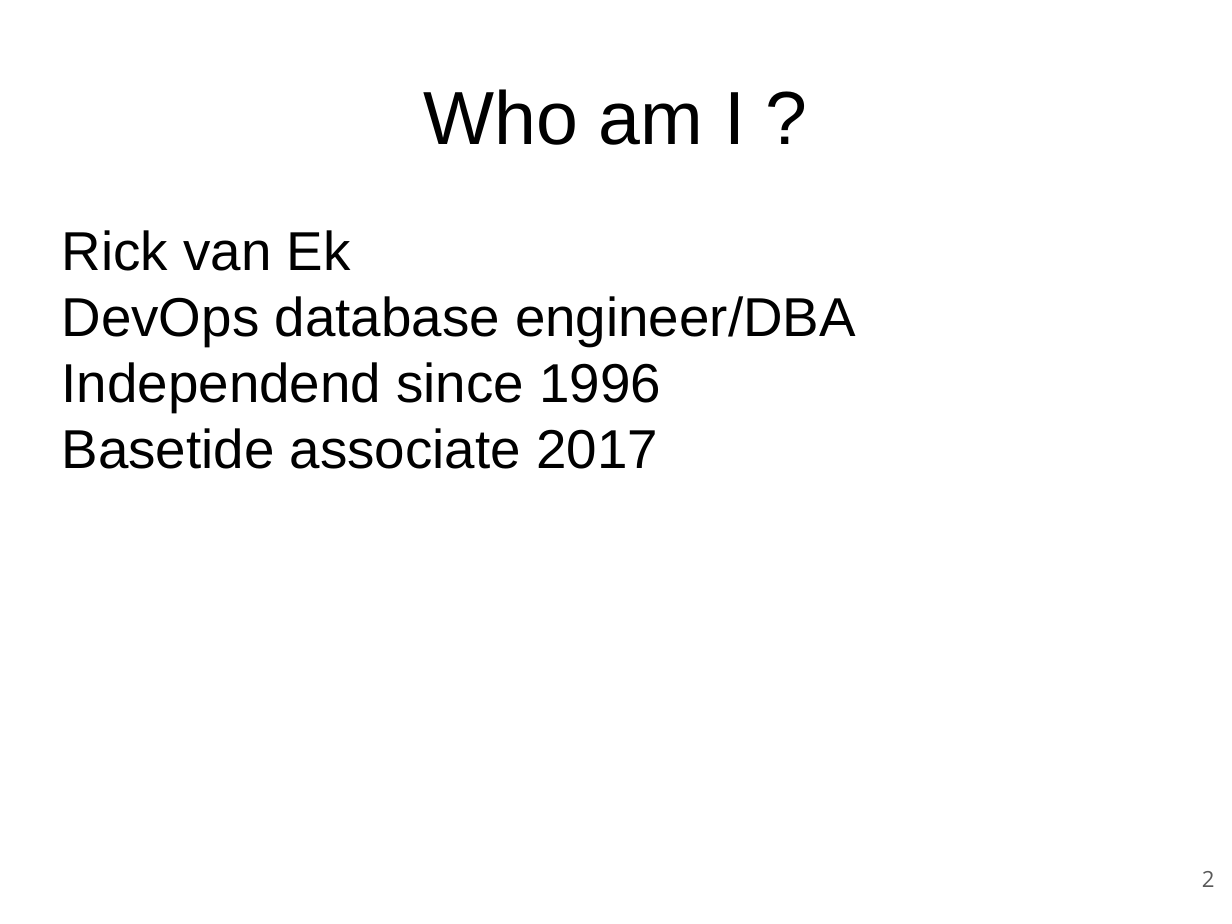
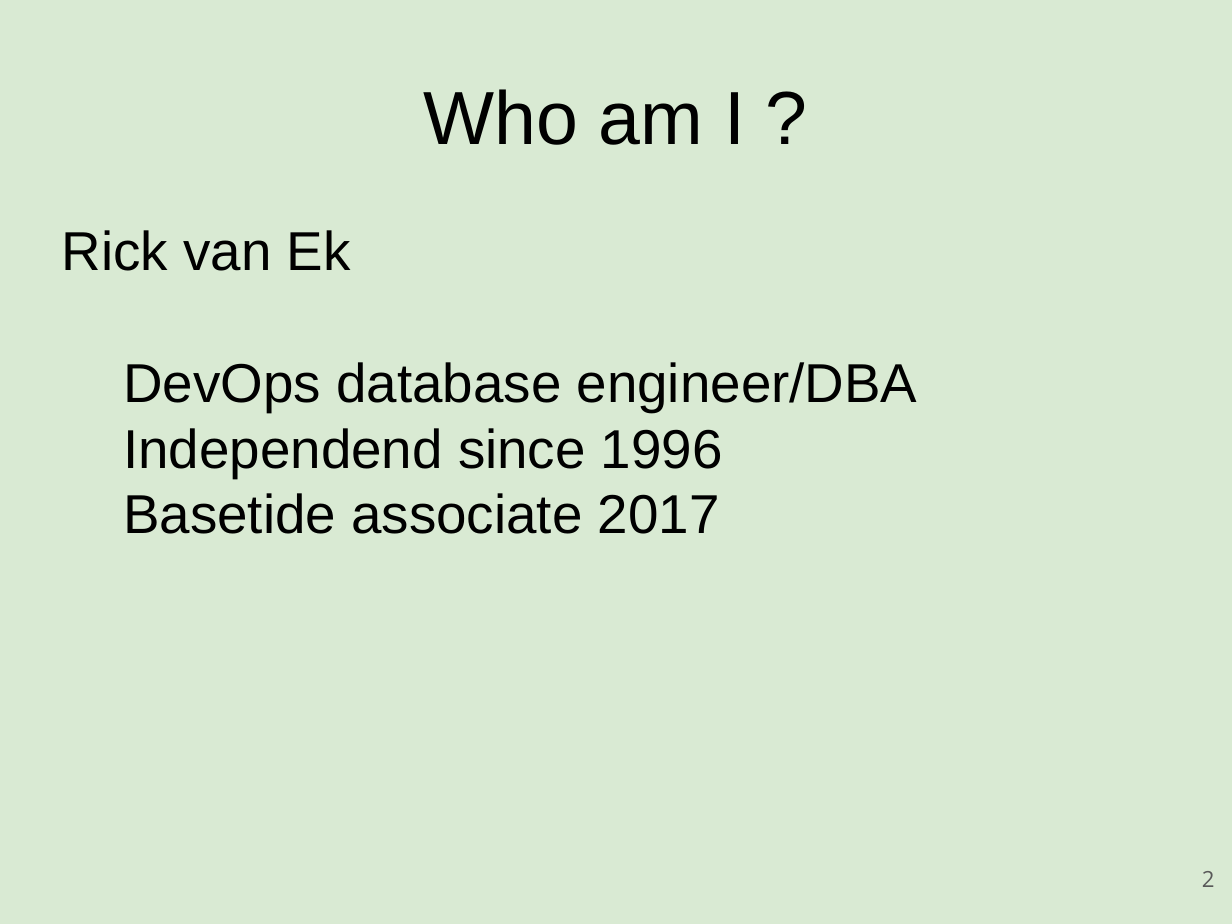
Before and after one commit to rickvek/Workshop-GIT, a slide deck: slide 2 of Git-Workshop.odp. Drawn at 1232x924 pixels with LibreOffice and Linux fonts; fonts in the diff are those of the drawing. Boxes give left, top, right and bottom in pixels: in the first picture for what was removed or moved away, otherwise in the second. Text is boxed around its words. In the diff, an @@ line names an element or a change of style, - is before the commit and + after.

```diff
--- a/Git-Workshop.odp
+++ b/Git-Workshop.odp
@@ background #FFFFFF to #D9EAD3 @@
@@ text at (123, 362, 918, 534): indent changed @@
```
Also in this commit, not shown: 34 other slides changed, 1 slide added.
